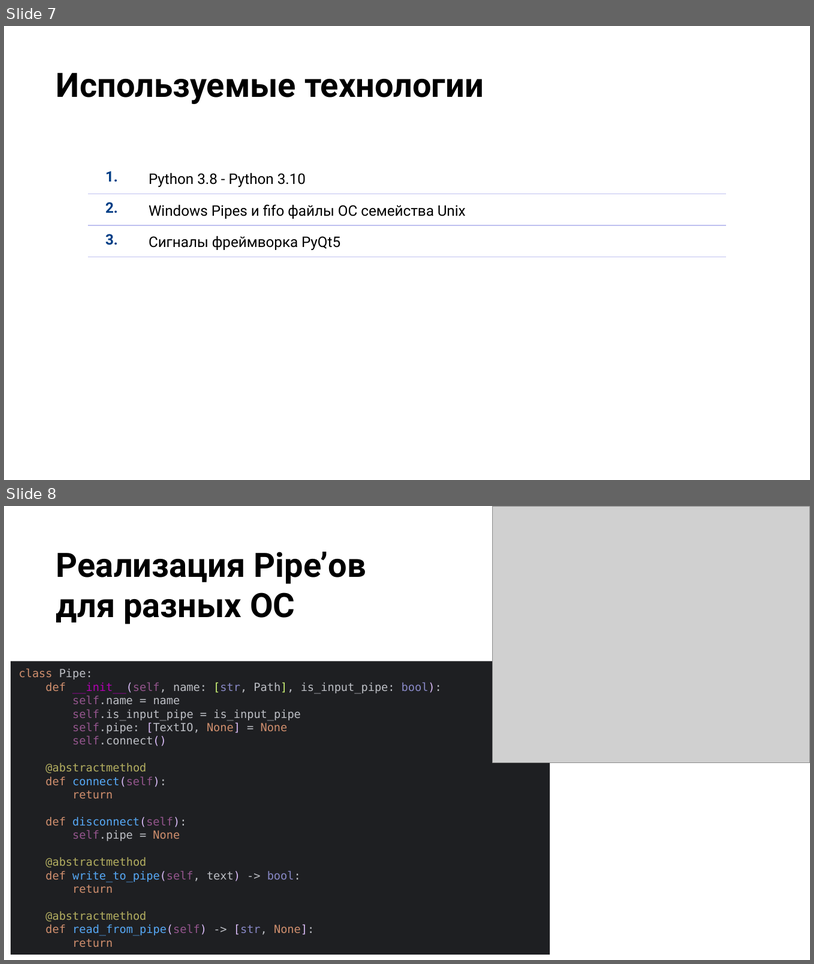
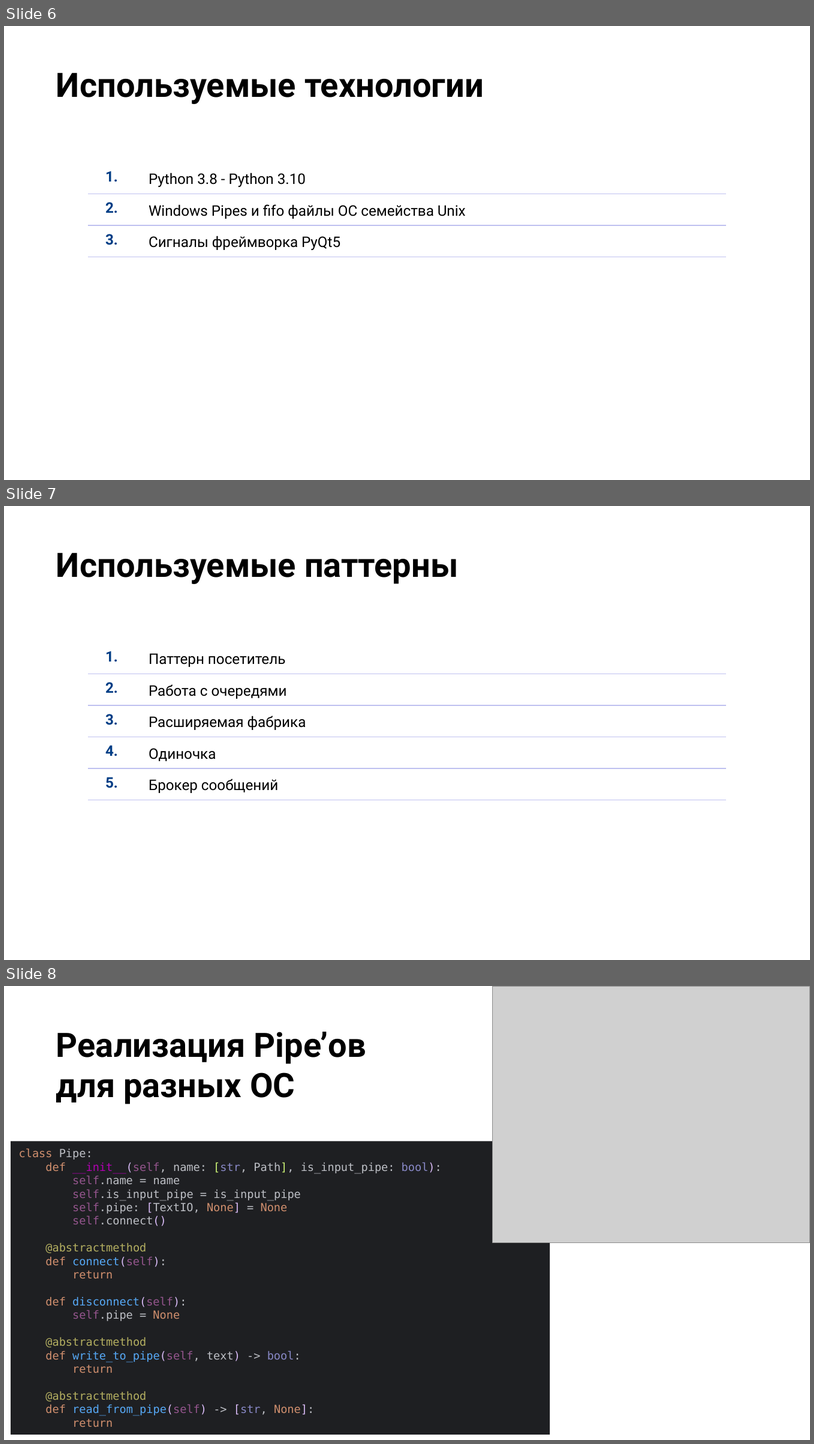
Before and after one commit to Ar-b-ra/GraduationWork, a slide deck: Презентация на защиту.pptx. Shown one above the other, each under a label of ours: slides 7 and 8 before the commit, slides 6, 7 and 8 after it. The pictures are 814x964 and 814x1444 pixels, drawn with LibreOffice and Linux fonts; fonts in the diff are those of the drawing; grey boxes stand for pictures; background and template pictures are left out. Boxes give left, top, right and bottom in pixels: in the first picture for what was removed or moved away, otherwise in the second. Text is boxed around its words. In the diff, an @@ line names an element or a change of style, - is before the commit and + after.

```diff
--- a/Презентация на защиту.pptx
+++ b/Презентация на защиту.pptx
@@ slide 7 added at <box>4,506,810,960</box>, background picture (left out) @@
@@ title added at <box>56,553,458,584</box>, 30 pt, text #000000, bold @@
+Используемые паттерны
@@ table added at <box>88,642,726,796</box>, 5 rows, 2 columns @@
+1. | Паттерн посетитель
+2. | Работа с очередями
+3. | Расширяемая фабрика
+4. | Одиночка
+5. | Брокер сообщений
@@ what was slide 7 is now slide 6 @@
```
Also in this commit, not shown: 1 slide removed.
